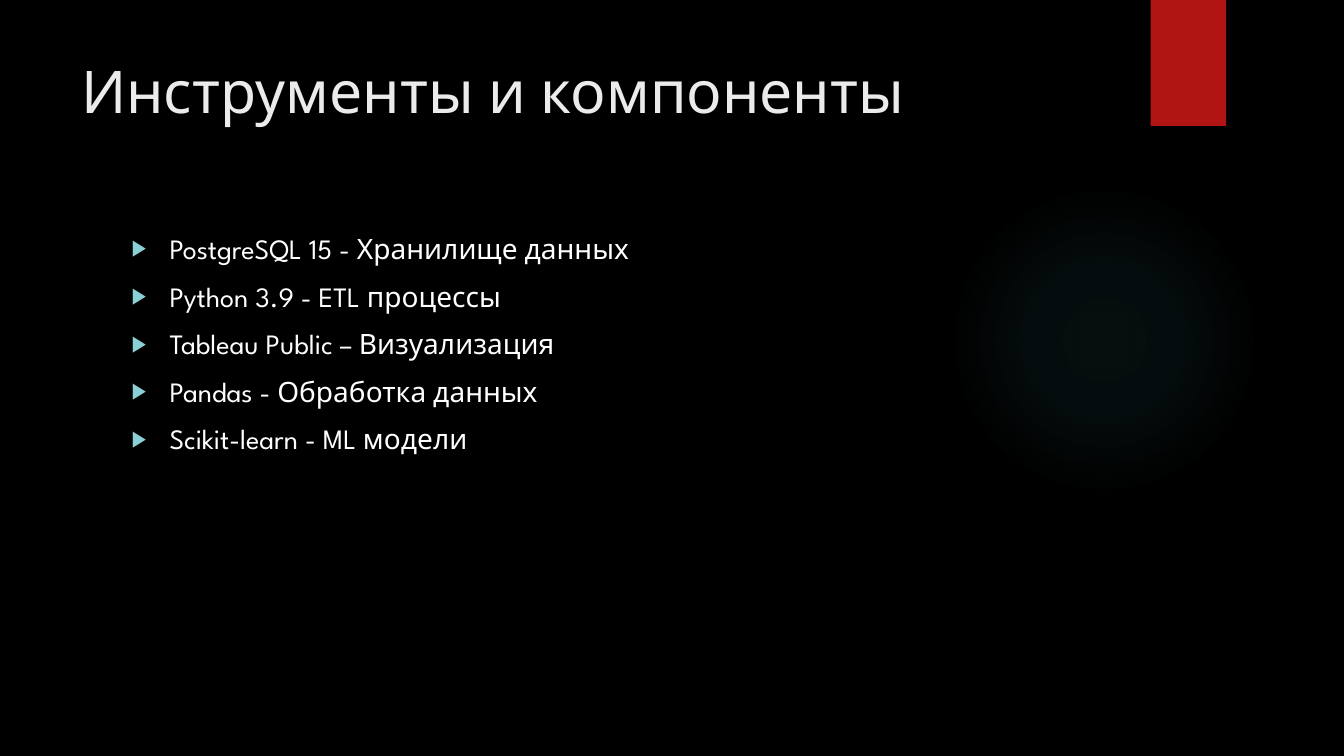
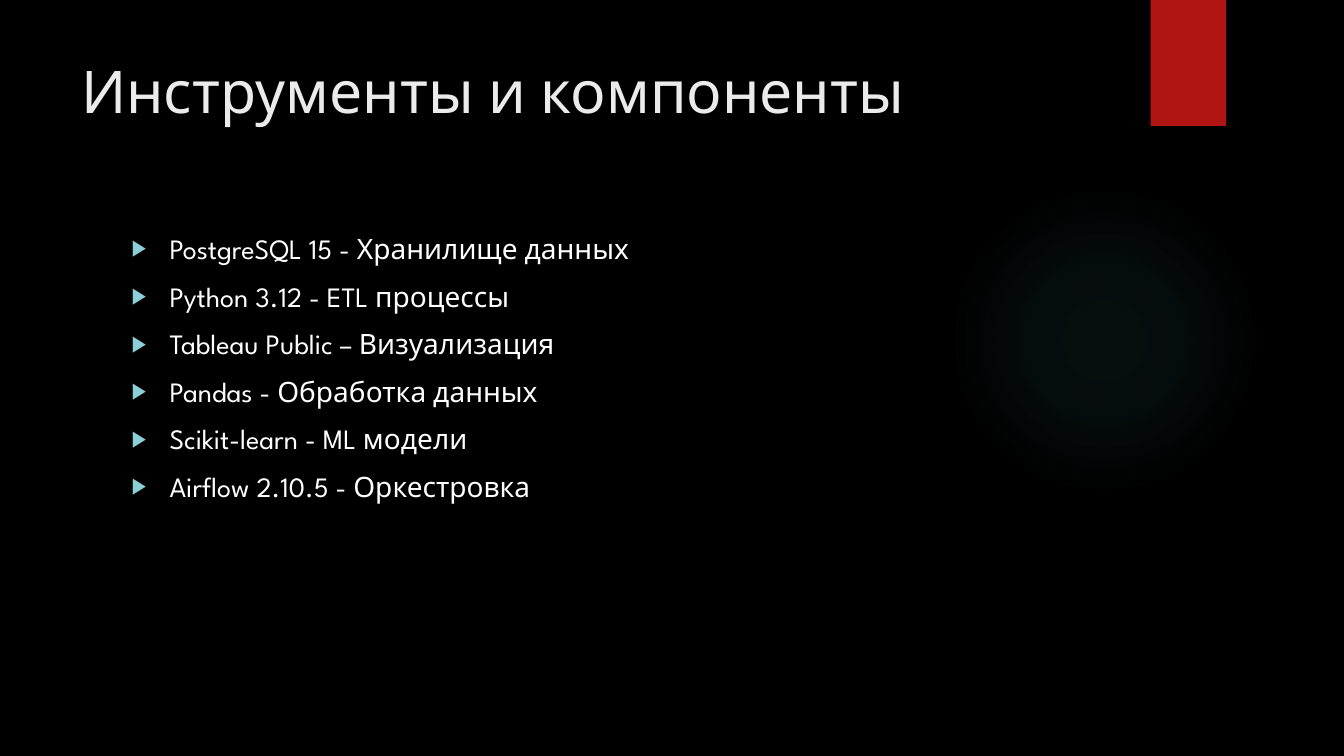
Before and after one commit to miftahovdv013-ops/diplom-data-engineering, a slide deck: slide 3 of diplom_project/Дипломный проект.pptx. Drawn at 1344x756 pixels with LibreOffice and Linux fonts; fonts in the diff are those of the drawing; background and template pictures are left out. Boxes give left, top, right and bottom in pixels: in the first picture for what was removed or moved away, otherwise in the second. Text is boxed around its words. In the diff, an @@ line names an element or a change of style, - is before the commit and + after.

```diff
--- a/diplom_project/Дипломный проект.pptx
+++ b/diplom_project/Дипломный проект.pptx
@@ text at <box>170,287,509,314</box>: text changed @@
-▶ Python 3.9 - ETL процессы
+▶ Python 3.12 - ETL процессы
@@ text at <box>170,476,530,504</box>: paragraph added @@
+▶ Airflow 2.10.5 - Оркестровка
```
Also in this commit, not shown: 4 other slides changed, 1 slide added.
